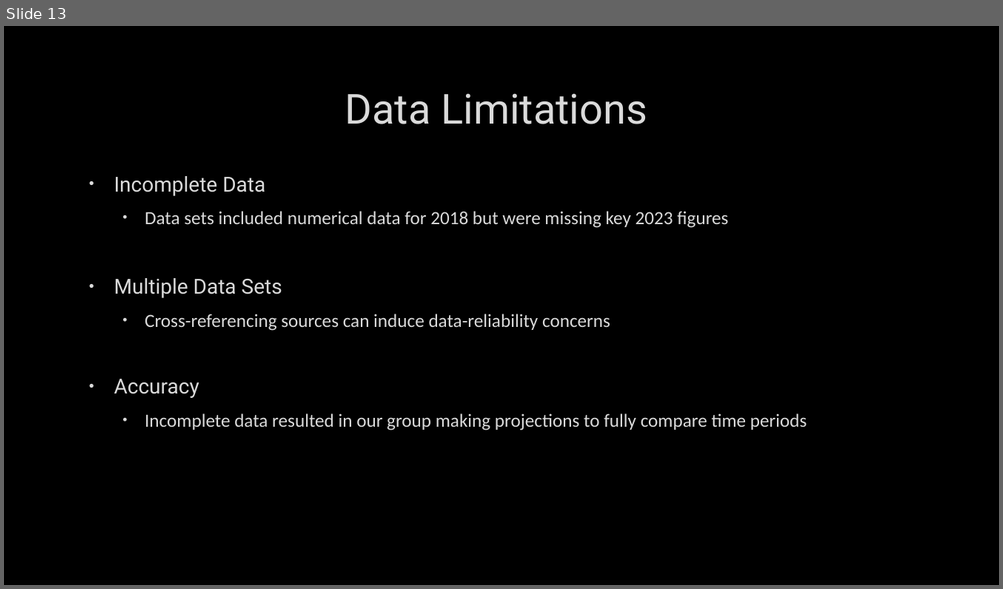
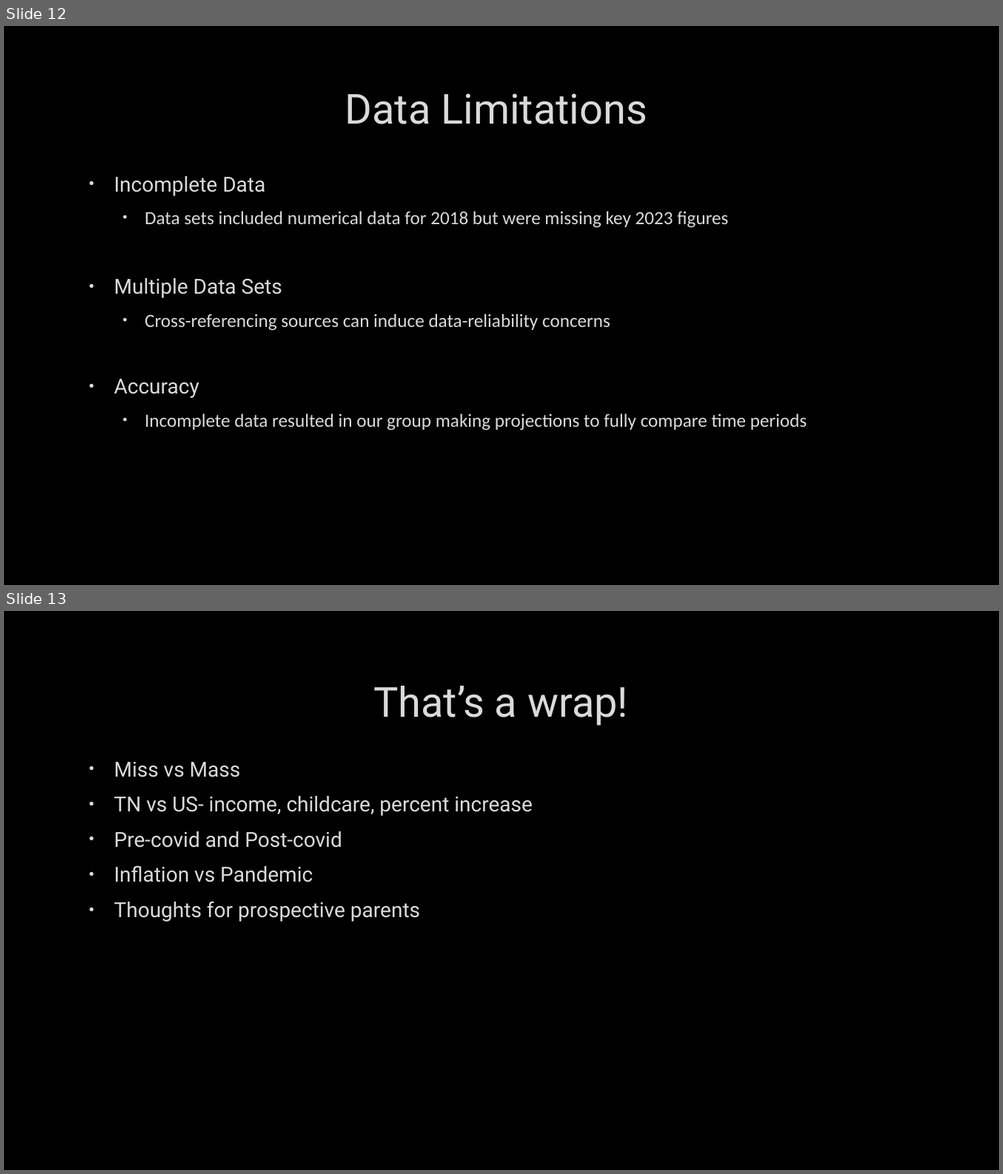
Before and after one commit to Clivesay1/Project-1, a slide deck: Project_1 Slidedeck.pptx. Shown one above the other, each under a label of ours: slide 13 before the commit, slides 12 and 13 after it. The pictures are 1003x589 and 1003x1174 pixels, drawn with LibreOffice and Linux fonts; fonts in the diff are those of the drawing; background and template pictures are left out. Boxes give left, top, right and bottom in pixels: in the first picture for what was removed or moved away, otherwise in the second. Text is boxed around its words. In the diff, an @@ line names an element or a change of style, - is before the commit and + after.

```diff
--- a/Project_1 Slidedeck.pptx
+++ b/Project_1 Slidedeck.pptx
@@ slide 13 added at (x1=4, y1=611, x2=999, y2=1170), background picture (left out) @@
@@ title added at (x1=373, y1=686, x2=628, y2=726), 40 pt, text #DADADA @@
+That’s a wrap!
@@ text added at (x1=114, y1=762, x2=532, y2=922), 20 pt, text #DADADA @@
+• Miss vs Mass
+• TN vs US- income, childcare, percent increase
+• Pre-covid and Post-covid
+• Inflation vs Pandemic
+• Thoughts for prospective parents
@@ what was slide 13 is now slide 12 @@
```
Also in this commit, not shown: 4 slides changed.
